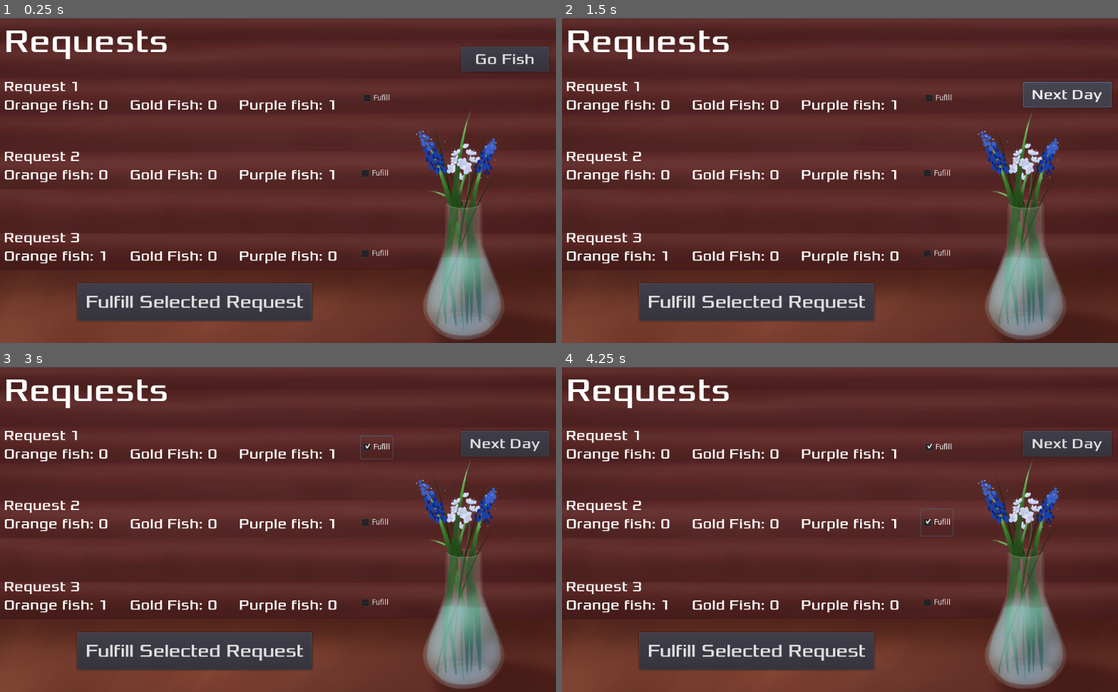
Above: before the commit, frames 1-4 (two rows, left to right).
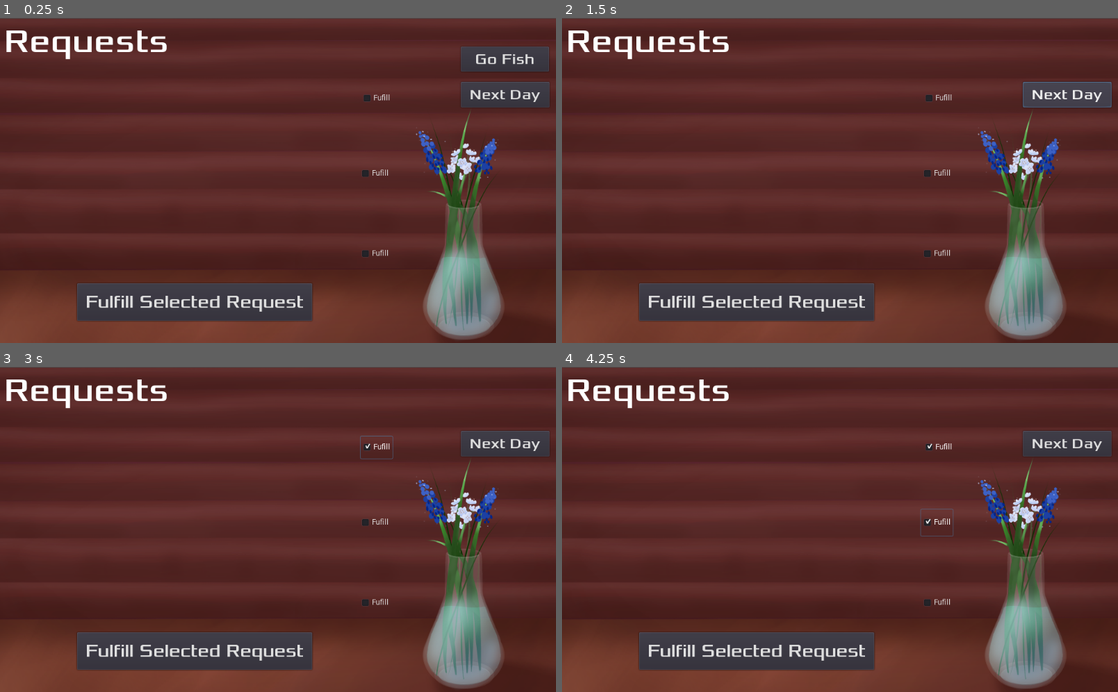
Above: after the commit, the same moments.

Repository: emccart/fishingGame
Game: Godot game, scene res://Requests.tscn
The game is run twice, just before and just after one commit, with the same random seed, the same clock (stepped at 60 frames per second) and the same inputs.
Inputs:
- Up to frame 1 (0.25 s): no input
- Up to frame 2 (1.5 s): click "Go Fish" at 0.5 s; click "Next Day" at 1.25 s
- Up to frame 3 (3 s): click "Next Day" at 2 s; click "Fufill" at 2.75 s
- Up to frame 4 (4.25 s): click "Fufill" at 3.5 s

The runs differ from the first frame. In frame 1, 3.9% of the frame differs, in the area x 0-99%, y 19-76%; in frame 2, 2.7%; in frame 3, 2.7%; in frame 4, 2.7%.
Error before the commit: Attempt to call function 'reset' in base 'null instance' on a null instance. (res://Requests.gd:64)
Error after the commit: Attempt to call function 'reset' in base 'null instance' on a null instance. (res://Requests.gd:63)

Commit message:
Update Requests.gd

Diff:
--- a/Requests.gd
+++ b/Requests.gd
@@ -1,12 +1,11 @@
 extends Area2D
 
 
-# Declare member variables here. Examples:
+#variables and set up stuff
 var requests = []
 var rng = RandomNumberGenerator.new()
 #different possible fish requests, [orange, yellow, purple]
 var orderTypes = [[1,0,0], [0,1,0], [0,0,1], [3,0,0], [0,2,0], [2,0,1], [1,1,1]]
-
 #hide the NextDayButton for now
 func hideButton():
 	$NextDayButton.hide()
@@ -71,7 +70,4 @@
 
 # Called when the node enters the scene tree for the first time.
 func _ready():
-	getRequests()
-	display()
-	hideButton()
-	#pass # Replace with function body.
+	pass # Replace with function body.
